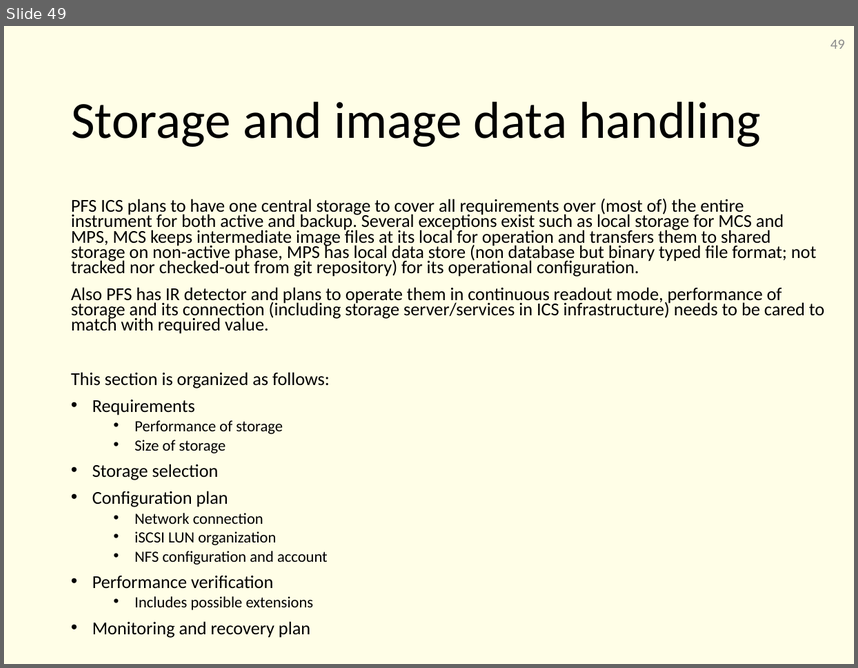
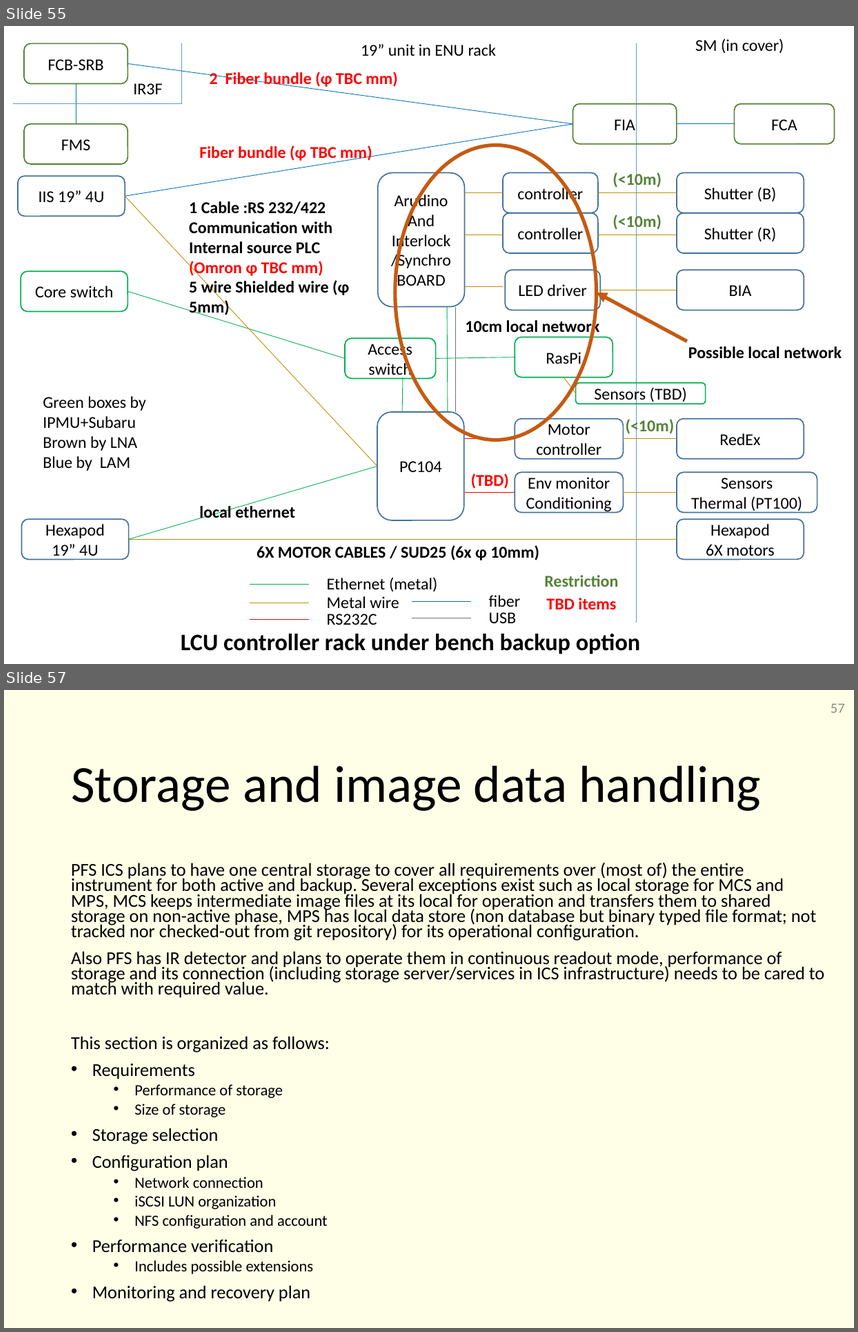
Before and after one commit to Subaru-PFS/ics_doc, a slide deck: SSN-00029.pptx. Shown one above the other, each under a label of ours: slide 49 before the commit, slides 55 and 57 after it; the slides between them are not shown. The pictures are 858x668 and 858x1332 pixels, drawn with LibreOffice and Linux fonts; fonts in the diff are those of the drawing. Boxes give left, top, right and bottom in pixels: in the first picture for what was removed or moved away, otherwise in the second. Text is boxed around its words. In the diff, an @@ line names an element or a change of style, - is before the commit and + after.

```diff
--- a/SSN-00029.pptx
+++ b/SSN-00029.pptx
@@ slide 55 added at [4, 26, 854, 664], background #FFFFFF @@
@@ ellipse added at [395, 145, 597, 439], outline #C55A11 3 pt @@
@@ arrow added from (688, 341) to (597, 292), #C55A11 3 pt @@
@@ text added at [688, 346, 842, 358], 14 pt, text #000000, bold @@
+Possible local network
@@ group added at [12, 38, 835, 654]: 31 lines, 23 rounded rectangles, 22 texts, 1 arrow @@
+IIS 19” 4U
+Core switch
+Hexapod
+19” 4U
+Access switch
+FIA
+FCA
+Hexapod
+6X motors
+Metal wire
+RS232C
+Ethernet (metal)
+fiber
+USB
+Shutter (B)
+Shutter (R)
+Arudino
+And Interlock /Synchro
+BOARD
+controller
+controller
+(<10m)
+(<10m)
+19” unit in ENU rack
+SM (in cover)
+PC104
+LED driver
+BIA
+Motor controller
+RedEx
+RasPi
+Green boxes by
+IPMU+Subaru
+Brown by LNA
+Blue by LAM
+Sensors (TBD)
+Env monitor
+Conditioning
+Sensors
+Thermal (PT100)
+(TBD)
+(<10m)
+Fiber bundle (φ TBC mm)
+6X MOTOR CABLES / SUD25 (6x φ 10mm)
+1 Cable :RS 232/422 Communication with Internal source PLC (Omron φ TBC mm)
+5 wire Shielded wire (φ 5mm)
+10cm local network
+local ethernet
+Restriction
+TBD items
+FCB-SRB
+FMS
+2 Fiber bundle (φ TBC mm)
+IR3F
+LCU controller rack under bench backup option
@@ what was slide 49 is now slide 57 @@
@@ page number at [831, 704, 845, 713]: text changed @@
-49
+57
```
Also in this commit, not shown: 12 slides changed, 7 other slides added.
